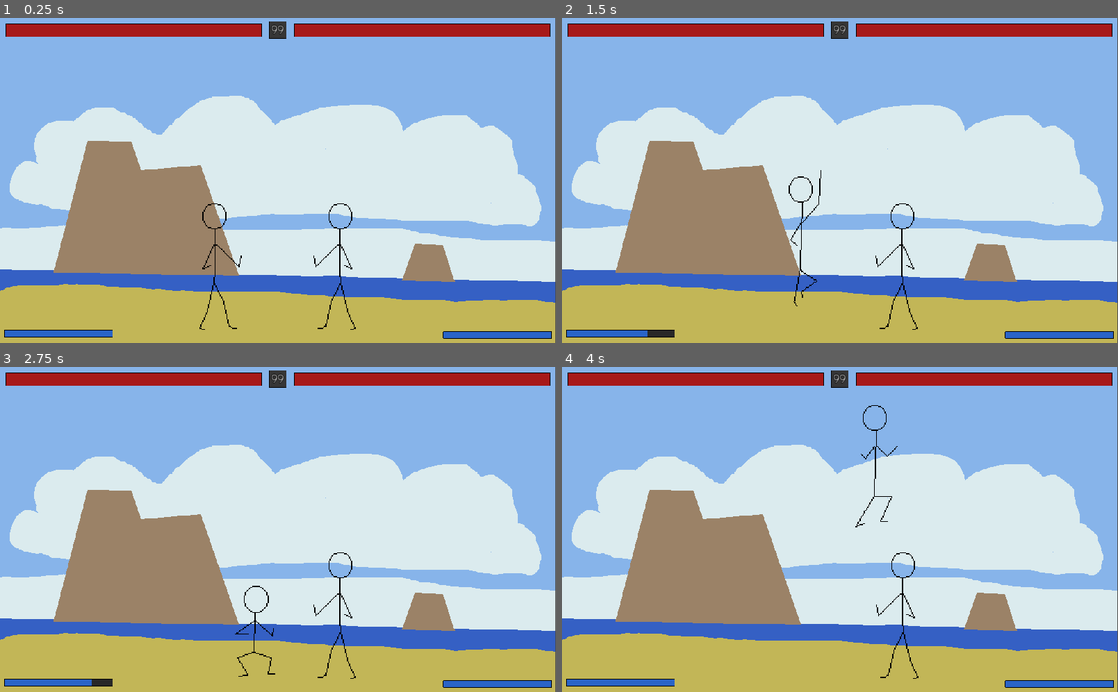
Above: before the commit, frames 1-4 (two rows, left to right).
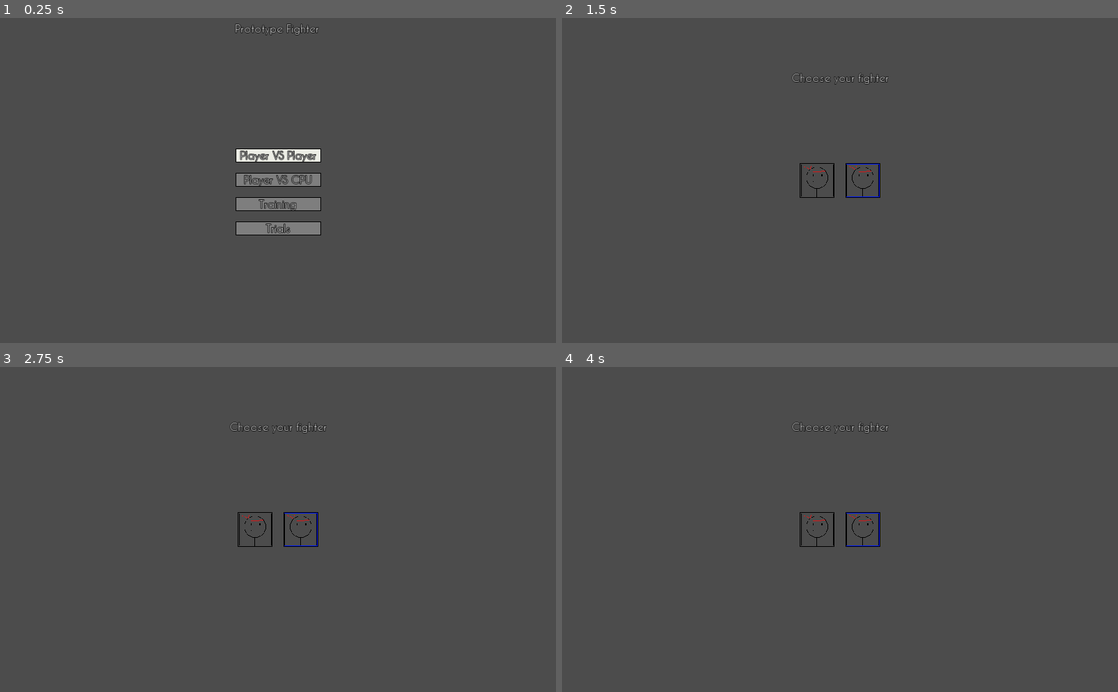
Above: after the commit, the same moments.

Repository: LukeSSJ/MiniFighter
Game: Godot game, scene res://menu/Menu.tscn
Two runs of this game, one before a commit and one after it. Both use one fixed random seed, a clock stepped at 60 frames per second and the inputs below. Before the commit the project starts from res://Main.tscn.
Inputs (mouse positions are in pixels of both pictures, inside the frame that each line leads up to):
- Up to frame 1 (0.25 s): no input
- Up to frame 2 (1.5 s): click (840, 180) at 0.5 s, where only the run after the commit has a clickable "Player VS CPU"; tap Enter at 1.25 s; hold Right (keyboard_right, bound only after the commit) from 1.28 s (still down); tap F at 1.35 s
- Up to frame 3 (2.75 s): tap E at 1.55, 2.1 s; release Right (keyboard_right, bound only after the commit) at 2.03 s; hold Down from 2.03 s (still down); tap J at 2.3 s
- Up to frame 4 (4 s): release Down at 2.78 s; hold Right (keyboard_right, bound only after the commit) 2.78-3.53 s; tap J at 2.85 s; tap K at 3.05, 3.6 s; hold Up from 3.53 s (still down); tap L at 3.8 s

The runs differ from the first frame. In frame 1, 99% of the frame differs, in the area x 0-100%, y 0-100%; in frame 2, 100%; in frame 3, 100%; in frame 4, 100%.

Commit message:
Use character selection screen

Diff:
--- a/Main.gd
+++ b/Main.gd
@@ -1,11 +1,11 @@
 extends Node2D
 
 var players = [null, null]
-var wins
-var round_count
-var round_is_over
-var time_left
-var time_up
+var wins := [0, 0]
+var round_count := 0
+var round_is_over := false
+var time_left := 0
+var time_up := false
 
 onready var Player = preload("res://character/EyePatch.tscn")
 onready var Controller = preload("res://controller/Controller.tscn")
--- a/menu/CharacterSelect.gd
+++ b/menu/CharacterSelect.gd
@@ -15,4 +15,4 @@
 
 	players_ready += 1
 	if players_ready == player_count:
-		print("All players ready!")
+		get_tree().change_scene("res://Main.tscn")
--- a/menu/ChooseInput.gd
+++ b/menu/ChooseInput.gd
@@ -3,11 +3,11 @@
 signal input_choosen
 signal cancel
 
-onready var List = $Controllers/List
+onready var List := $Controllers/List
 
-var players
-var controller_button
-var requires_both_players
+var players := [null, null]
+var controller_button := []
+var requires_both_players := false
 
 func _ready():
 	set_process(false)
--- a/menu/Menu.gd
+++ b/menu/Menu.gd
@@ -35,7 +35,7 @@
 	clear_inputs("p1_")
 	map_inputs("p1_", 0) # Keyboard
 	map_inputs("p1_", 1) # Controller 1
-	get_tree().change_scene("res://Main.tscn")
+	get_tree().change_scene("res://menu/CharacterSelect.tscn")
 
 func training():
 	Global.game_mode = Global.TRAINING
@@ -69,7 +69,7 @@
 		map_inputs("p2_", players[1])
 	else:
 		map_inputs("p2_", players[0] + 1)
-	get_tree().change_scene("res://Main.tscn")
+	get_tree().change_scene("res://menu/CharacterSelect.tscn")
 
 func input_choosen_cancelled():
 	$Main.show()
@@ -87,15 +87,15 @@
 	InputMap.action_erase_events(prefix + "ab")
 
 func map_inputs(prefix, input_method):
-	InputMap.action_add_event(prefix + "left", create_input(input_method, KEY_A, JOY_DPAD_LEFT))
-	InputMap.action_add_event(prefix + "right", create_input(input_method, KEY_D, JOY_DPAD_RIGHT))
-	InputMap.action_add_event(prefix + "up", create_input(input_method, KEY_W, JOY_DPAD_UP))
-	InputMap.action_add_event(prefix + "down", create_input(input_method, KEY_S, JOY_DPAD_DOWN))
-	InputMap.action_add_event(prefix + "a", create_input(input_method, KEY_J, JOY_SONY_SQUARE))
-	InputMap.action_add_event(prefix + "b", create_input(input_method, KEY_K, JOY_SONY_TRIANGLE))
-	InputMap.action_add_event(prefix + "c", create_input(input_method, KEY_L, JOY_SONY_CIRCLE))
-	InputMap.action_add_event(prefix + "d", create_input(input_method, KEY_SEMICOLON, JOY_SONY_X))
-	InputMap.action_add_event(prefix + "ab", create_input(input_method, KEY_I, JOY_R))
+	InputMap.action_add_event(prefix + "left", create_input(input_method, KEY_LEFT, JOY_DPAD_LEFT))
+	InputMap.action_add_event(prefix + "right", create_input(input_method, KEY_RIGHT, JOY_DPAD_RIGHT))
+	InputMap.action_add_event(prefix + "up", create_input(input_method, KEY_UP, JOY_DPAD_UP))
+	InputMap.action_add_event(prefix + "down", create_input(input_method, KEY_DOWN, JOY_DPAD_DOWN))
+	InputMap.action_add_event(prefix + "a", create_input(input_method, KEY_A, JOY_SONY_SQUARE))
+	InputMap.action_add_event(prefix + "b", create_input(input_method, KEY_S, JOY_SONY_TRIANGLE))
+	InputMap.action_add_event(prefix + "c", create_input(input_method, KEY_D, JOY_SONY_CIRCLE))
+	InputMap.action_add_event(prefix + "d", create_input(input_method, KEY_F, JOY_SONY_X))
+	InputMap.action_add_event(prefix + "ab", create_input(input_method, KEY_E, JOY_R))
 	if input_method == 0:
 		InputMap.action_add_event(prefix + "up", create_input(input_method, KEY_Z))
 		InputMap.action_add_event(prefix + "left", create_input(input_method, KEY_Q))
--- a/menu/Menu.tscn
+++ b/menu/Menu.tscn
@@ -10,9 +10,6 @@
 [node name="Main" type="Control" parent="."]
 anchor_right = 1.0
 anchor_bottom = 1.0
-__meta__ = {
-"_edit_use_anchors_": false
-}
 
 [node name="Title" type="MarginContainer" parent="Main"]
 anchor_left = 0.5
@@ -94,6 +91,7 @@
 }
 
 [node name="Music" type="CheckButton" parent="Main/Options"]
+visible = false
 margin_right = 118.0
 margin_bottom = 40.0
 pressed = true
--- a/project.godot
+++ b/project.godot
@@ -15,7 +15,7 @@
 [application]
 
 config/name="Mini Fighter"
-run/main_scene="res://Main.tscn"
+run/main_scene="res://menu/Menu.tscn"
 config/icon="res://icon.png"
 
 [autoload]
@@ -218,22 +218,22 @@
 }
 keyboard_left={
 "deadzone": 0.5,
-"events": [ Object(InputEventKey,"resource_local_to_scene":false,"resource_name":"","device":0,"alt":false,"shift":false,"control":false,"meta":false,"command":false,"pressed":false,"scancode":65,"physical_scancode":0,"unicode":0,"echo":false,"script":null)
+"events": [ Object(InputEventKey,"resource_local_to_scene":false,"resource_name":"","device":0,"alt":false,"shift":false,"control":false,"meta":false,"command":false,"pressed":false,"scancode":16777231,"physical_scancode":0,"unicode":0,"echo":false,"script":null)
  ]
 }
 keyboard_right={
 "deadzone": 0.49,
-"events": [ Object(InputEventKey,"resource_local_to_scene":false,"resource_name":"","device":0,"alt":false,"shift":false,"control":false,"meta":false,"command":false,"pressed":false,"scancode":68,"physical_scancode":0,"unicode":0,"echo":false,"script":null)
+"events": [ Object(InputEventKey,"resource_local_to_scene":false,"resource_name":"","device":0,"alt":false,"shift":false,"control":false,"meta":false,"command":false,"pressed":false,"scancode":16777233,"physical_scancode":0,"unicode":0,"echo":false,"script":null)
  ]
 }
 keyboard_up={
 "deadzone": 0.5,
-"events": [ Object(InputEventKey,"resource_local_to_scene":false,"resource_name":"","device":0,"alt":false,"shift":false,"control":false,"meta":false,"command":false,"pressed":false,"scancode":87,"physical_scancode":0,"unicode":0,"echo":false,"script":null)
+"events": [ Object(InputEventKey,"resource_local_to_scene":false,"resource_name":"","device":0,"alt":false,"shift":false,"control":false,"meta":false,"command":false,"pressed":false,"scancode":16777232,"physical_scancode":0,"unicode":0,"echo":false,"script":null)
  ]
 }
 keyboard_down={
 "deadzone": 0.5,
-"events": [ Object(InputEventKey,"resource_local_to_scene":false,"resource_name":"","device":0,"alt":false,"shift":false,"control":false,"meta":false,"command":false,"pressed":false,"scancode":83,"physical_scancode":0,"unicode":0,"echo":false,"script":null)
+"events": [ Object(InputEventKey,"resource_local_to_scene":false,"resource_name":"","device":0,"alt":false,"shift":false,"control":false,"meta":false,"command":false,"pressed":false,"scancode":16777234,"physical_scancode":0,"unicode":0,"echo":false,"script":null)
  ]
 }
 
